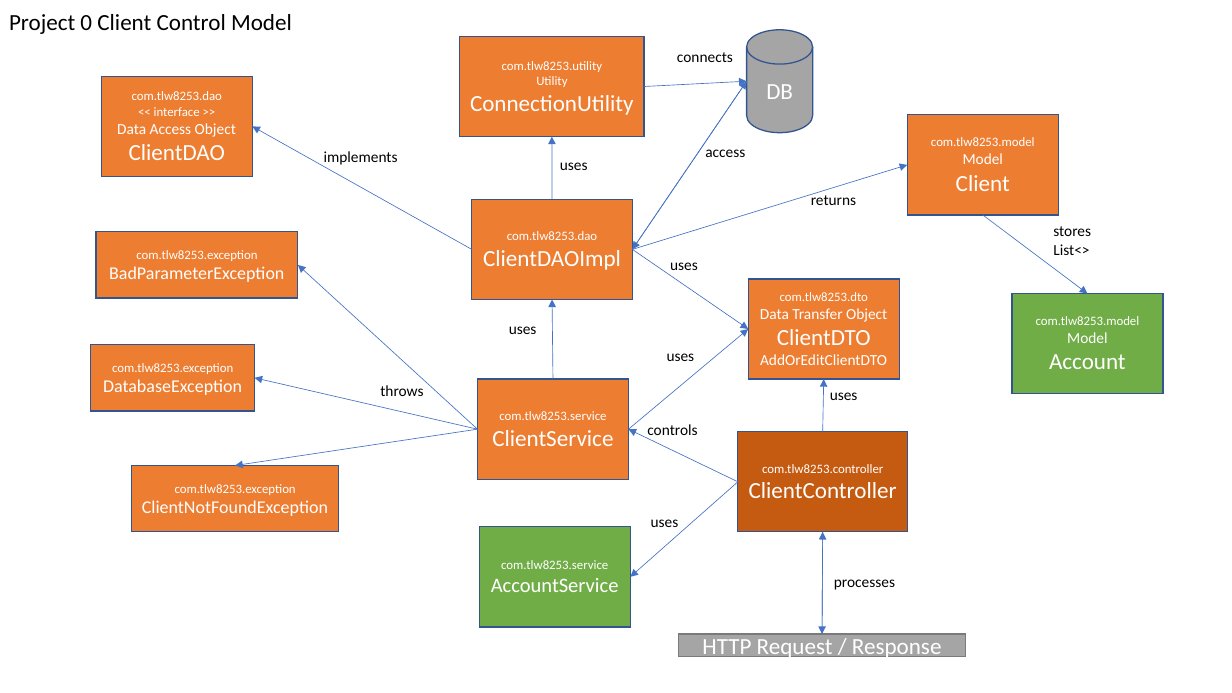
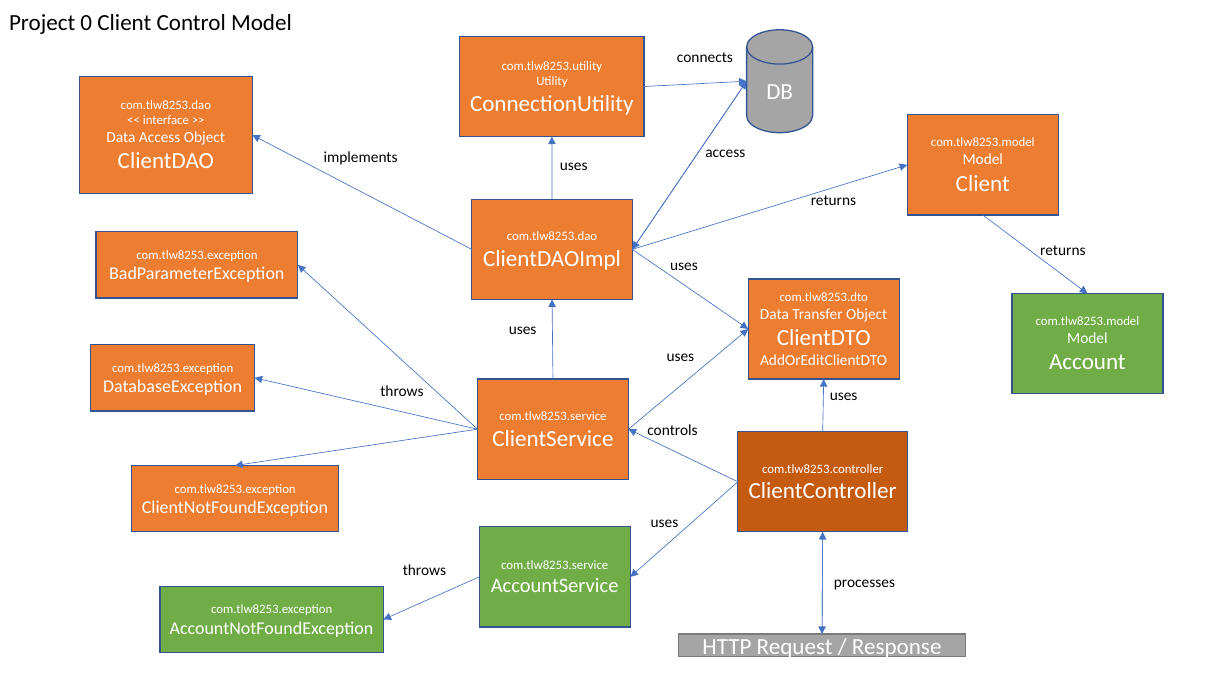
Before and after one commit to tlw8253/Project-0, a slide deck: slide 3 of docs/Project 0.pptx (slide 5 before the commit). Drawn at 1232x693 pixels with LibreOffice and Linux fonts; fonts in the diff are those of the drawing. Boxes give left, top, right and bottom in pixels: in the first picture for what was removed or moved away, otherwise in the second. Text is boxed around its words. In the diff, an @@ line names an element or a change of style, - is before the commit and + after.

```diff
--- a/docs/Project 0.pptx
+++ b/docs/Project 0.pptx
@@ rectangle "com.tlw8253.dao": place and size @@
-rectangle "com.tlw8253.dao" at (102, 77, 252, 177)
+rectangle "com.tlw8253.dao" at (79, 77, 252, 194)
@@ arrow moved from (472, 250) - (252, 127) to (472, 250) - (252, 135) @@
@@ text at (1040, 245, 1085, 260): text changed @@
-stores
-List<>
+returns
@@ text added at (403, 564, 446, 575), 12 pt, text #000000 @@
+throws
@@ rectangle added at (160, 587, 384, 653), fill #70AD47, outline #325491 1 pt, 14 pt, text #FFFFFF @@
+com.tlw8253.exception
+AccountNotFoundException
@@ arrow added from (480, 577) to (384, 620), #4472C4 0.5 pt @@
```
Also in this commit, not shown: 4 other slides changed, 1 slide added, 5 other files.
